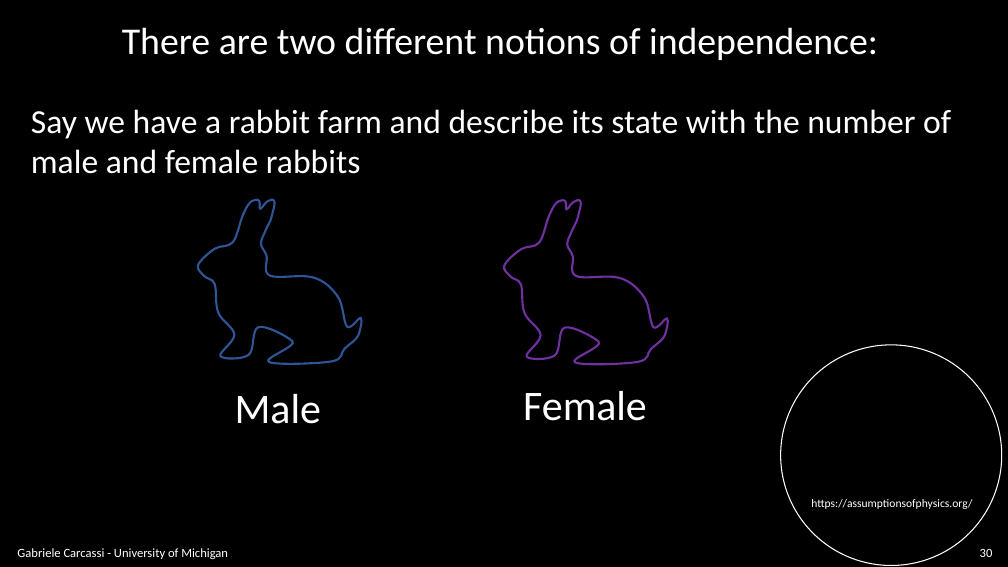
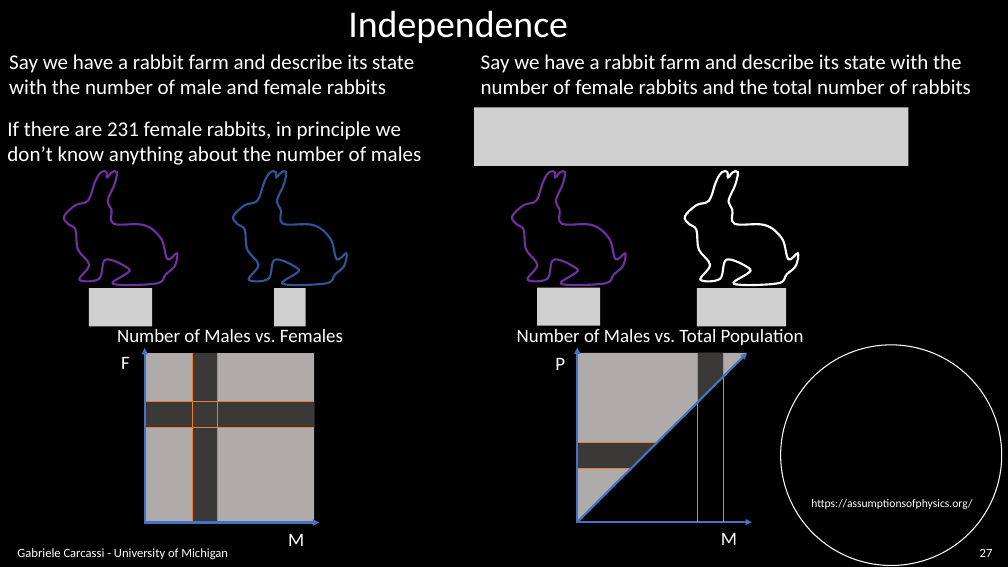
Before and after one commit to assumptionsofphysics/slides, a slide deck: slide 27 of BookCompanions-v2/RP-Class-4.pptx (slide 30 before the commit). Drawn at 1008x567 pixels with LibreOffice and Linux fonts; fonts in the diff are those of the drawing; grey boxes stand for pictures; background and template pictures are left out. Boxes give left, top, right and bottom in pixels: in the first picture for what was removed or moved away, otherwise in the second. Text is boxed around its words. In the diff, an @@ line names an element or a change of style, - is before the commit and + after.

```diff
--- a/BookCompanions-v2/RP-Class-4.pptx
+++ b/BookCompanions-v2/RP-Class-4.pptx
@@ text at box(348, 10, 568, 43): text changed @@
-There are two different notions of independence:
+Independence
@@ text at box(9, 54, 414, 94): text changed; size 32 to 20 pt @@
-Say we have a rabbit farm and describe its state with the number of
-male and female rabbits
+Say we have a rabbit farm and describe its state
+with the number of male and female rabbits
@@ text added at box(481, 54, 971, 94), 20 pt, text #FFFFFF @@
+Say we have a rabbit farm and describe its state with the
+number of female rabbits and the total number of rabbits
@@ picture added at box(474, 107, 909, 166) @@
@@ text added at box(7, 121, 421, 165), 20 pt, text #FFFFFF @@
+If there are 231 female rabbits, in principle we
+don’t know anything about the number of males
@@ freeform shape: place and size @@
-freeform shape at box(504, 200, 668, 364)
+freeform shape at box(64, 171, 177, 285)
@@ freeform shape: place and size @@
-freeform shape at box(198, 200, 362, 364)
+freeform shape at box(233, 171, 346, 285)
@@ freeform shape added at box(512, 171, 625, 285), outline #7030A0 2 pt @@
@@ freeform shape added at box(685, 171, 799, 285), outline #FFFFFF 2 pt @@
@@ picture added at box(89, 288, 152, 326) @@
@@ picture added at box(274, 288, 306, 326) @@
@@ picture added at box(538, 287, 600, 325) @@
@@ picture added at box(697, 288, 786, 326) @@
@@ text added at box(117, 329, 343, 342), 18 pt, text #FFFFFF @@
+Number of Males vs. Females
@@ text added at box(517, 329, 804, 345), 18 pt, text #FFFFFF @@
+Number of Males vs. Total Population
@@ group added at box(555, 348, 752, 545): 4 lines, 3 freeform shapes, 3 arrows, 2 texts, 1 rectangle @@
+M
+P
@@ text removed at box(235, 394, 321, 424) @@
-Male
@@ text removed at box(523, 391, 647, 421) @@
-Female
@@ group added at box(121, 348, 319, 546): 4 lines, 3 rectangles, 2 texts, 2 arrows @@
+M
+F
@@ page number at box(980, 549, 993, 557): text changed @@
-30
+27
```
Also in this commit, not shown: 24 other slides changed, 2 slides added, 15 slides removed.
